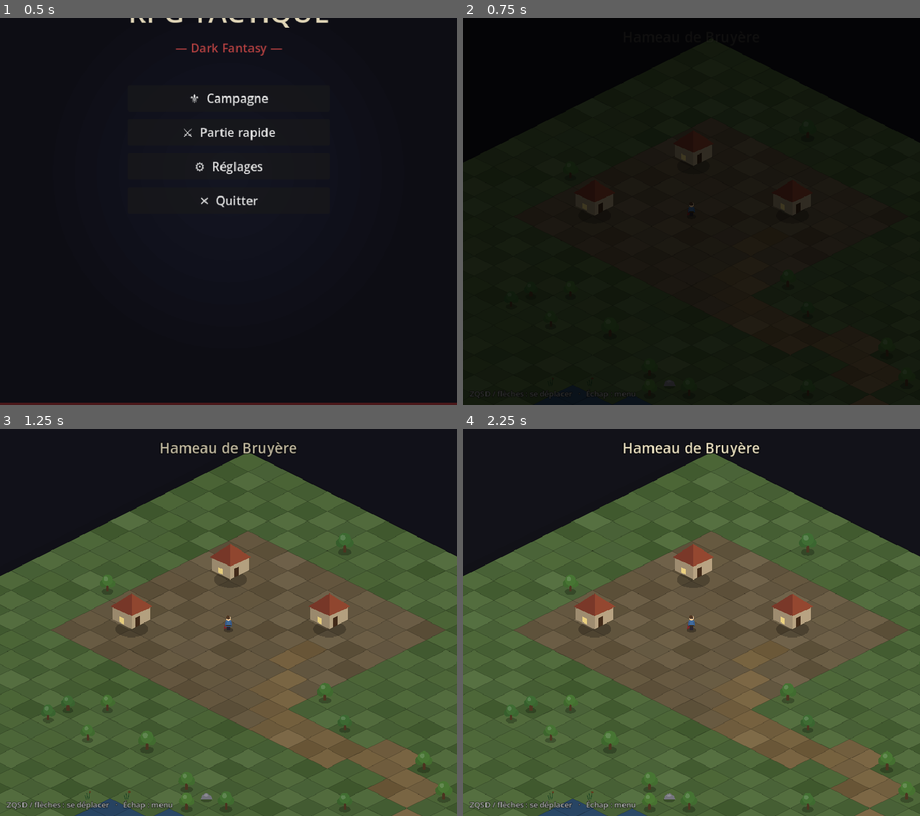
Above: before the commit, frames 1-4 (two rows, left to right).
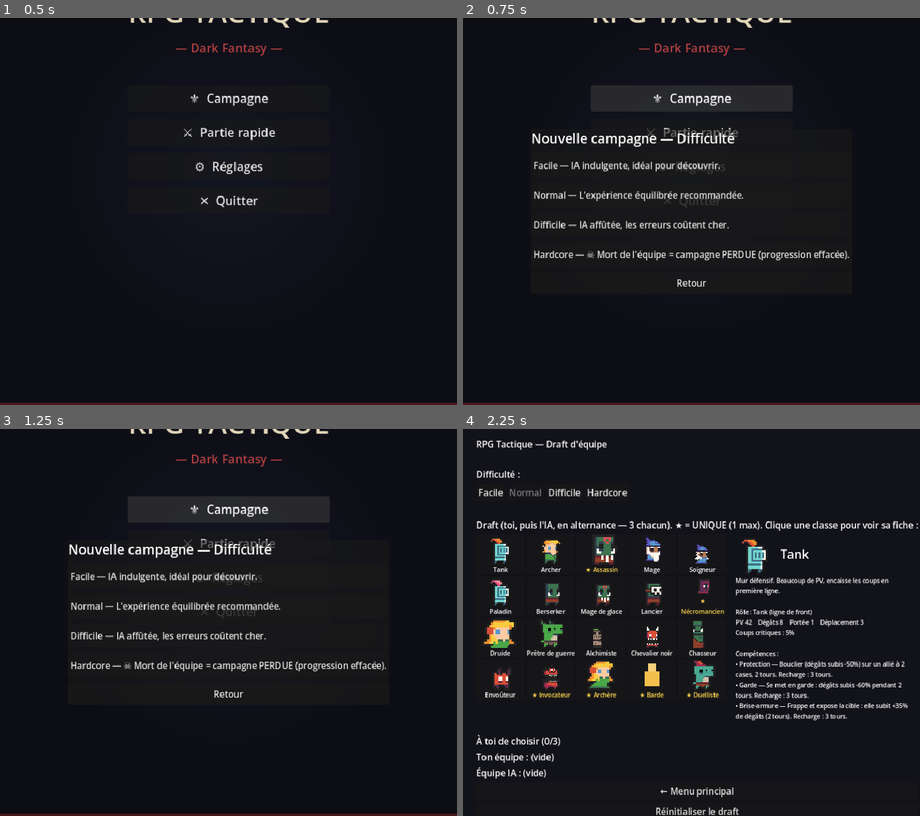
Above: after the commit, the same moments.

Repository: bodji27200-web/mon-jeux-video-
Game: Godot game, scene res://Title.tscn
The game is run twice, just before and just after one commit, with the same random seed, the same clock (stepped at 60 frames per second) and the same inputs.
Inputs (mouse positions are in pixels of both pictures, inside the frame that each line leads up to):
- Up to frame 1 (0.5 s): no input
- Up to frame 2 (0.75 s): click "⚜ Campagne" at 0.5 s
- Up to frame 3 (1.25 s): no input
- Up to frame 4 (2.25 s): click (691, 692) at 1.25 s, where only the run after the commit has a clickable "Retour"; click (691, 545) at 2 s, where only the run after the commit has a clickable "⚔ Partie rapide"

Frame 1 is identical in both runs. In frame 2, 7.6% of the frame differs, in the area x 0-100%, y 0-100%; in frame 3, 80%; in frame 4, 80%, in the area x 0-100%, y 2-100%.

Commit message:
Campagne : choix de difficulté + mort permanente en Hardcore
- Nouvelle campagne : panneau de choix de difficulté au menu titre
  (persisté dans [campaign], appliqué aux combats de campagne)
- Hardcore : défaite totale = campagne effacée (position + ennemis vaincus)
- CLAUDE.md : étape 57 + règle de livraison (toujours fusionner dans main)

https://claude.ai/code/session_01EpgfsrtgHrc32ugg4f27MT

Diff:
--- a/Battle.gd
+++ b/Battle.gd
@@ -601,6 +601,12 @@
 			if p and not GameData.campaign_defeated.has(GameData.campaign_enemy_id):
 				GameData.campaign_defeated.append(GameData.campaign_enemy_id)
 				GameData.save_settings()
+			elif not p and GameData.campaign_difficulty == "hardcore":
+				# Hardcore : la mort de l'équipe efface la campagne (mort permanente).
+				GameData.campaign_pos = Vector2(-1, -1)
+				GameData.campaign_defeated = []
+				GameData.save_settings()
+				stats_label.text += "\n\n☠ Hardcore : campagne perdue, progression effacée."
 		replay_button.visible = true
 		return true
 	return false
--- a/GameData.gd
+++ b/GameData.gd
@@ -498,6 +498,8 @@
 var campaign_enemy_id := ""          # ennemi d'overworld affronté
 var campaign_pos := Vector2(-1, -1)  # position du joueur (en tuiles), -1 = départ
 var campaign_defeated: Array = []    # ids des ennemis d'overworld vaincus
+var campaign_difficulty := "normal"  # choisie au début de la campagne ;
+                                     # hardcore = mort de l'équipe → campagne effacée
 
 
 func _ready() -> void:
@@ -542,6 +544,7 @@
 	cfg.set_value("progress", "wins", wins)
 	cfg.set_value("campaign", "pos", campaign_pos)
 	cfg.set_value("campaign", "defeated", campaign_defeated)
+	cfg.set_value("campaign", "difficulty", campaign_difficulty)
 	cfg.save(SETTINGS_PATH)
 
 
@@ -559,3 +562,4 @@
 	wins = int(cfg.get_value("progress", "wins", 0))
 	campaign_pos = cfg.get_value("campaign", "pos", Vector2(-1, -1))
 	campaign_defeated = cfg.get_value("campaign", "defeated", [])
+	campaign_difficulty = str(cfg.get_value("campaign", "difficulty", "normal"))
--- a/Overworld.gd
+++ b/Overworld.gd
@@ -396,6 +396,7 @@
 	GameData.campaign_enemy_id = foe.foe_id
 	GameData.player_team = PLAYER_TEAM.duplicate()
 	GameData.ai_team = foe.team.duplicate()
+	GameData.difficulty = GameData.campaign_difficulty
 	GameData.save_settings()
 	Audio.play_sfx("skill")
 	_fade.color = Color(0.45, 0.25, 0.75, 0.0)
--- a/Title.gd
+++ b/Title.gd
@@ -7,12 +7,14 @@
 const BUS_LABELS := {"Master": "Volume général", "Music": "Musique", "SFX": "Effets"}
 
 var _settings_panel: PanelContainer
+var _difficulty_panel: PanelContainer
 
 
 func _ready() -> void:
 	set_anchors_preset(Control.PRESET_FULL_RECT)
 	_build_menu()
 	_build_settings()
+	_build_difficulty()
 	Audio.play_music("menu")
 
 
@@ -149,6 +151,67 @@
 
 
 func _on_campaign() -> void:
+	# Campagne déjà commencée → on reprend directement ; sinon, choix de la
+	# difficulté d'abord (Hardcore = mort de l'équipe → campagne effacée).
+	if GameData.campaign_pos.x >= 0.0 or GameData.campaign_defeated.size() > 0:
+		get_tree().change_scene_to_file("res://Overworld.tscn")
+		return
+	_difficulty_panel.visible = true
+
+
+# --- Panneau « Nouvelle campagne » : choix de la difficulté ---
+func _build_difficulty() -> void:
+	_difficulty_panel = PanelContainer.new()
+	_difficulty_panel.anchor_left = 0.5
+	_difficulty_panel.anchor_right = 0.5
+	_difficulty_panel.anchor_top = 0.5
+	_difficulty_panel.anchor_bottom = 0.5
+	_difficulty_panel.grow_horizontal = Control.GROW_DIRECTION_BOTH
+	_difficulty_panel.grow_vertical = Control.GROW_DIRECTION_BOTH
+	_difficulty_panel.custom_minimum_size = Vector2(440, 0)
+	_difficulty_panel.visible = false
+	add_child(_difficulty_panel)
+
+	var vb := VBoxContainer.new()
+	vb.add_theme_constant_override("separation", 10)
+	_difficulty_panel.add_child(vb)
+
+	var head := Label.new()
+	head.text = "Nouvelle campagne — Difficulté"
+	head.add_theme_font_size_override("font_size", 24)
+	vb.add_child(head)
+
+	var descs := {
+		"facile": "IA indulgente, idéal pour découvrir.",
+		"normal": "L'expérience équilibrée recommandée.",
+		"difficile": "IA affûtée, les erreurs coûtent cher.",
+		"hardcore": "☠ Mort de l'équipe = campagne PERDUE (progression effacée).",
+	}
+	for diff_id in ["facile", "normal", "difficile", "hardcore"]:
+		var b := Button.new()
+		b.text = "%s — %s" % [GameData.DIFFICULTIES[diff_id].name, descs[diff_id]]
+		b.custom_minimum_size = Vector2(0, 44)
+		b.focus_mode = Control.FOCUS_NONE
+		b.alignment = HORIZONTAL_ALIGNMENT_LEFT
+		var d: String = diff_id  # capture
+		b.pressed.connect(func():
+			Audio.play_sfx("click")
+			_start_campaign(d))
+		vb.add_child(b)
+
+	var back := Button.new()
+	back.text = "Retour"
+	back.custom_minimum_size = Vector2(0, 40)
+	back.focus_mode = Control.FOCUS_NONE
+	back.pressed.connect(func():
+		Audio.play_sfx("click")
+		_difficulty_panel.visible = false)
+	vb.add_child(back)
+
+
+func _start_campaign(diff: String) -> void:
+	GameData.campaign_difficulty = diff
+	GameData.save_settings()
 	get_tree().change_scene_to_file("res://Overworld.tscn")
 
 
Not shown, changed: CLAUDE.md
